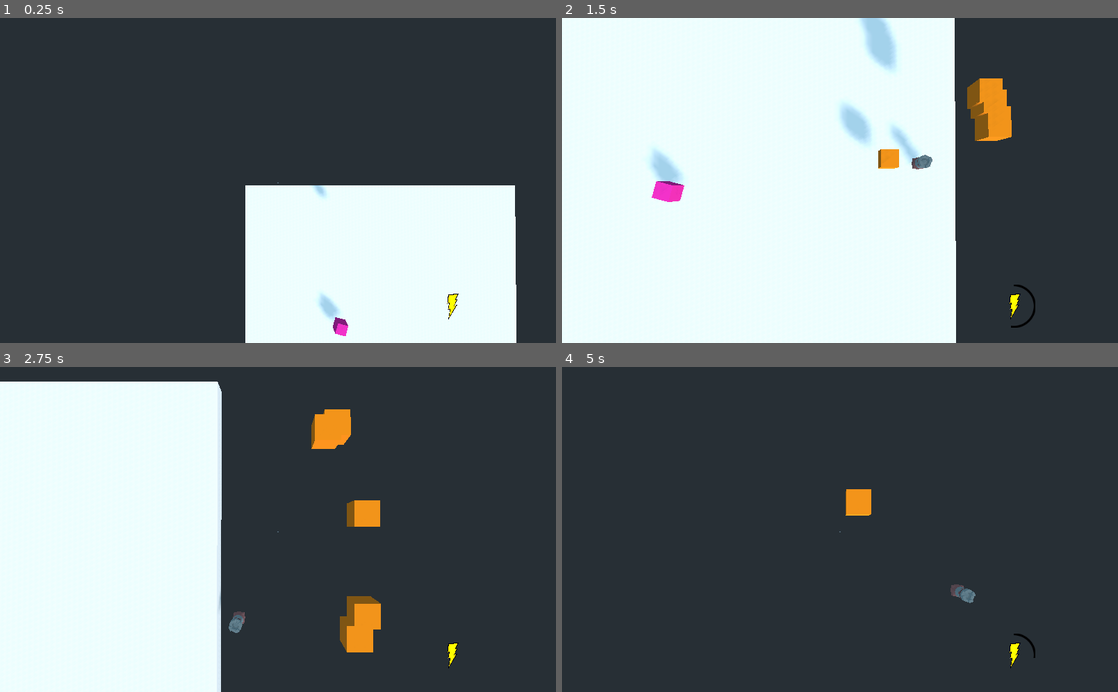
Above: before the commit, frames 1-4 (two rows, left to right).
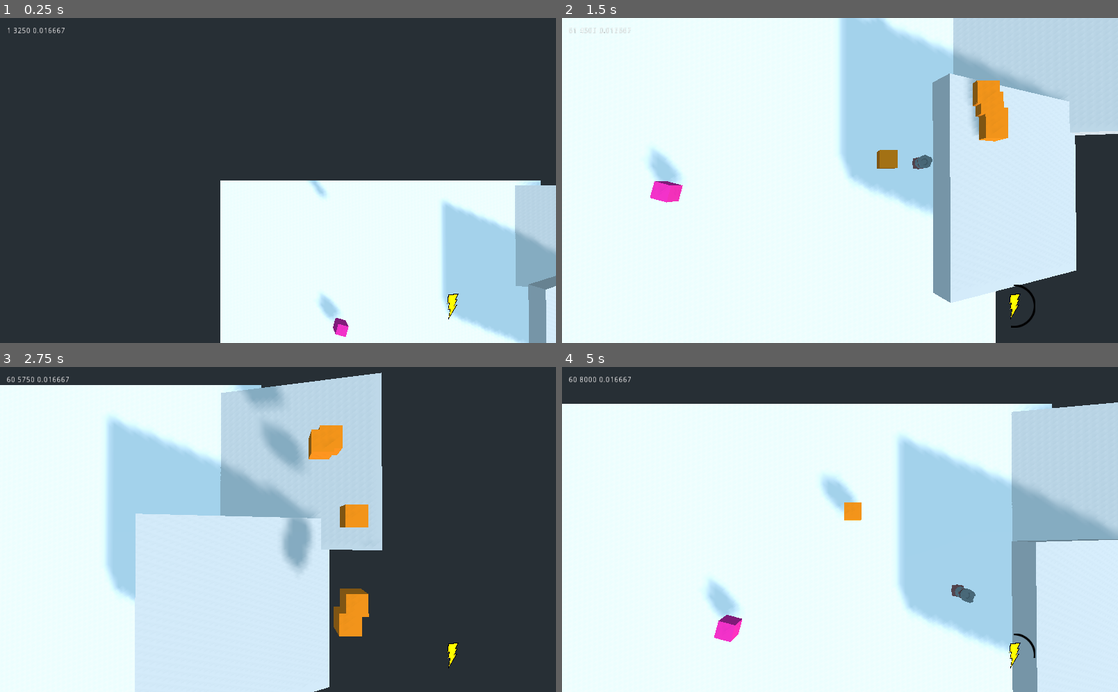
Above: after the commit, the same moments.

Repository: jamie-hello/azorius-n
Game: Godot game, scene res://Level 1.tscn
The game is run twice, just before and just after one commit, with the same random seed, the same clock (stepped at 60 frames per second) and the same inputs.
Inputs (mouse positions are in pixels of both pictures, inside the frame that each line leads up to):
- Up to frame 1 (0.25 s): no input
- Up to frame 2 (1.5 s): move the mouse to (962, 164) at 0.52 s; hold D (right) 0.53-1.28 s; hold E (use spell) 0.53-1.28 s; move the mouse to (728, 196) at 1.27 s; hold S (down) from 1.28 s (still down); tap Q (use spell 2) at 1.35 s
- Up to frame 3 (2.75 s): move the mouse to (333, 458) at 2.02 s; release S (down) at 2.03 s; hold D (right) from 2.03 s (still down); hold E (use spell) from 2.03 s (still down)
- Up to frame 4 (5 s): move the mouse to (812, 594) at 2.77 s; release D (right) at 2.78 s; release E (use spell) at 2.78 s; hold W (up) 2.78-3.53 s; tap Q (use spell 2) at 2.85, 4.35 s; move the mouse to (1006, 578) at 3.52 s; hold E (use spell) 3.53-4.28 s; hold A (left) from 3.53 s (still down); move the mouse to (673, 480) at 4.27 s

The runs differ from the first frame. In frame 1, 11% of the frame differs, in the area x 1-100%, y 2-100%; in frame 2, 32%; in frame 3, 38%; in frame 4, 88%, in the area x 0-100%, y 2-100%.

Commit message:
i noticed on different montior vsync speeds that some things break and thats because move_and_slide already multiplies vectors by delta and that i was doubledippin' in delta. also i added some slopes to have fun with maybe.

Diff:
--- a/Level 1.tscn
+++ b/Level 1.tscn
@@ -4,7 +4,7 @@
 [ext_resource path="res://Player.tscn" type="PackedScene" id=2]
 
 [sub_resource type="BoxShape" id=6]
-extents = Vector3( 27, 1, 27 )
+extents = Vector3( 32.0145, 1, 28.0035 )
 
 [sub_resource type="CubeMesh" id=2]
 
@@ -22,20 +22,18 @@
 shape = SubResource( 6 )
 
 [node name="MeshInstance" type="MeshInstance" parent="The Floor"]
-transform = Transform( 27, 0, 0, 0, 1, 0, 0, 0, 27, 0, 0, 0 )
+transform = Transform( 32, 0, 0, 0, 1, 0, 0, 0, 28, 0, 0, 0 )
 mesh = SubResource( 2 )
 material/0 = null
 
 [node name="The Floor2" type="StaticBody" parent="."]
-transform = Transform( 1, 0, 0, 0, 1, 0, 0, 0, 1, 0, 14.1994, 0 )
-visible = false
+transform = Transform( 0.980611, 0.195964, 0, -0.195964, 0.980611, 0, 0, 0, 1, -36.2064, 1.86202, 16.9578 )
 
 [node name="CollisionShape" type="CollisionShape" parent="The Floor2"]
 shape = SubResource( 1 )
-disabled = true
 
 [node name="MeshInstance" type="MeshInstance" parent="The Floor2"]
-transform = Transform( 10, 0, 0, 0, 1, 0, 0, 0, 10, 0, 0, 0 )
+transform = Transform( 10, 0, 0, 2.38419e-07, 1, 0, 0, 0, 10, 0, 0, 0 )
 mesh = SubResource( 2 )
 material/0 = SubResource( 7 )
 
@@ -49,3 +47,15 @@
 
 [node name="enemy" parent="." instance=ExtResource( 1 )]
 transform = Transform( 1, 0, 0, 0, 1, 0, 0, 0, 1, 8.58883, 1.90626, 0 )
+
+[node name="The Floor3" type="StaticBody" parent="."]
+transform = Transform( 0.926897, -0.375318, 0, 0.375318, 0.926897, 0, 0, 0, 1, -30.658, 5.88057, 0.618885 )
+
+[node name="CollisionShape" type="CollisionShape" parent="The Floor3"]
+shape = SubResource( 1 )
+
+[node name="MeshInstance" type="MeshInstance" parent="The Floor3"]
+transform = Transform( 10, 0, 0, 4.76837e-07, 1, 0, 0, 0, 10, 0, 0, 0 )
+mesh = SubResource( 2 )
+skeleton = NodePath("../../The Floor3")
+material/0 = SubResource( 7 )
--- a/Player.gd
+++ b/Player.gd
@@ -4,7 +4,7 @@
 # Declare member variables here. Examples:
 # var a = 2
 # var b = "text"
-var speed = 600
+var speed = 10
 var _velocity = Vector3.ZERO
 var cameraheight = 30
 var input_interrupted = false #if a monster pushed you back or if you are dashing
@@ -13,19 +13,27 @@
 onready var camera = $"CameraArms/SpringArm leftright/SpringArm updown/Camera"
 onready var spell = $"charged bolt"
 onready var spell2 = $"default spell"
+onready var fps_label = $fps_label
+
 
 # Called when the node enters the scene tree for the first time.
 func _ready():
-	pass # Replace with function body.
+	#Engine.time_scale = 1
+	pass
 
-func _process(_delta) -> void:
+func _process(delta) -> void:
+
+
+	fps_label.set_text(str(Engine.get_frames_per_second() , " " , str(OS.get_ticks_msec()) , " " , str(delta)))
+
 	_velocity.y = 0
 	if !input_interrupted:
 		_velocity.x = (Input.get_action_strength("left") - Input.get_action_raw_strength("right"))
 		_velocity.z = (Input.get_action_strength("up") - Input.get_action_raw_strength("down"))
-	_velocity = _velocity.normalized() * speed * _delta
-	_velocity.y = -800 * _delta
-	move_and_slide(_velocity, Vector3.UP,false)
+	_velocity = _velocity.normalized() * speed
+	_velocity.y = -14
+	#move_and_slide(_velocity, Vector3.UP,true)
+	move_and_slide_with_snap(_velocity,Vector3.DOWN,Vector3.UP,true)
 
 	"""
 	#i need to control the camera arms every process frame
@@ -52,9 +60,6 @@
 		spell2.spell_use()
 
 
-# Called every frame. 'delta' is the elapsed time since the previous frame.
-#func _process(delta):
-#	pass
 
 
 
@@ -66,8 +71,8 @@
 func _on_charged_bolt_dashing(angle):
 	input_interrupted = true
 	_velocity = angle
-	speed = 4000
+	speed = 67
 func _on_charged_bolt_enddashing():
 	_velocity = Vector3.ZERO
 	input_interrupted = false
-	speed = 600
+	speed = 10
--- a/Player.tscn
+++ b/Player.tscn
@@ -7,13 +7,14 @@
 [ext_resource path="res://towerRound_sampleE.glb" type="PackedScene" id=5]
 
 [sub_resource type="CapsuleShape" id=1]
+radius = 0.784926
 height = 1.9032
 
 [node name="Player" type="KinematicBody"]
 script = ExtResource( 1 )
 
 [node name="CollisionShape" type="CollisionShape" parent="."]
-transform = Transform( 1, 0, 0, 0, -4.37114e-08, 1, 0, -1, -4.37114e-08, 0, 1.98567, 0 )
+transform = Transform( 1, 0, 0, 0, -4.37114e-08, 1, 0, -1, -4.37114e-08, 0, 1.9573, 0 )
 shape = SubResource( 1 )
 
 [node name="CameraArms" parent="." instance=ExtResource( 2 )]
@@ -30,6 +31,12 @@
 collision_layer = 0
 collision_mask = 0
 
+[node name="fps_label" type="Label" parent="."]
+margin_left = 12.0
+margin_top = 17.0
+margin_right = 133.0
+margin_bottom = 121.0
+
 [connection signal="dashing" from="charged bolt" to="." method="_on_charged_bolt_dashing"]
 [connection signal="enddashing" from="charged bolt" to="." method="_on_charged_bolt_enddashing"]
 [connection signal="preparedashing" from="charged bolt" to="." method="_on_charged_bolt_preparedashing"]
--- a/charged bolt instance.gd
+++ b/charged bolt instance.gd
@@ -14,7 +14,7 @@
 
 var _damage = 1
 var _angle = Vector3.ZERO
-var speed = 780
+var speed = 13
 var anglebias = 0
 const eightydegrees = 1.39626
 
@@ -32,7 +32,7 @@
 
 # Called every frame. 'delta' is the elapsed time since the previous frame.
 func _process(_delta):
-	move_and_slide(_angle * _delta,Vector3.UP)
+	move_and_slide(_angle,Vector3.UP)
 #	pass
 
 
--- a/charged bolt.tscn
+++ b/charged bolt.tscn
@@ -45,6 +45,10 @@
 tint_over = Color( 1, 1, 1, 0 )
 tint_progress = Color( 0.184314, 1, 0, 1 )
 
+[node name="fps_label" type="Label" parent="Control"]
+margin_right = 173.0
+margin_bottom = 140.0
+
 [connection signal="timeout" from="dash timer" to="." method="_on_dash_timer_timeout"]
 [connection signal="timeout" from="dash timer" to="dash timer" method="_on_dash_timer_timeout"]
 [connection signal="timeout" from="dash timer/pretimer" to="." method="_on_pretimer_timeout"]
--- a/chargedbolticon.gd
+++ b/chargedbolticon.gd
@@ -10,12 +10,18 @@
 onready var textureprogress = $TextureProgress
 var howlongisthecooldown = 2 #if u change this make sure to change it in the charged bolt script too
 
+
+
+
 # Called when the node enters the scene tree for the first time.
 func _ready():
+
 	pass # Replace with function body.
 
 
 func _process(_delta):
+
+
 	if !cooldown.is_stopped():
 		textureprogress.value = float(cooldown.get_time_left()/howlongisthecooldown * 100)
 
